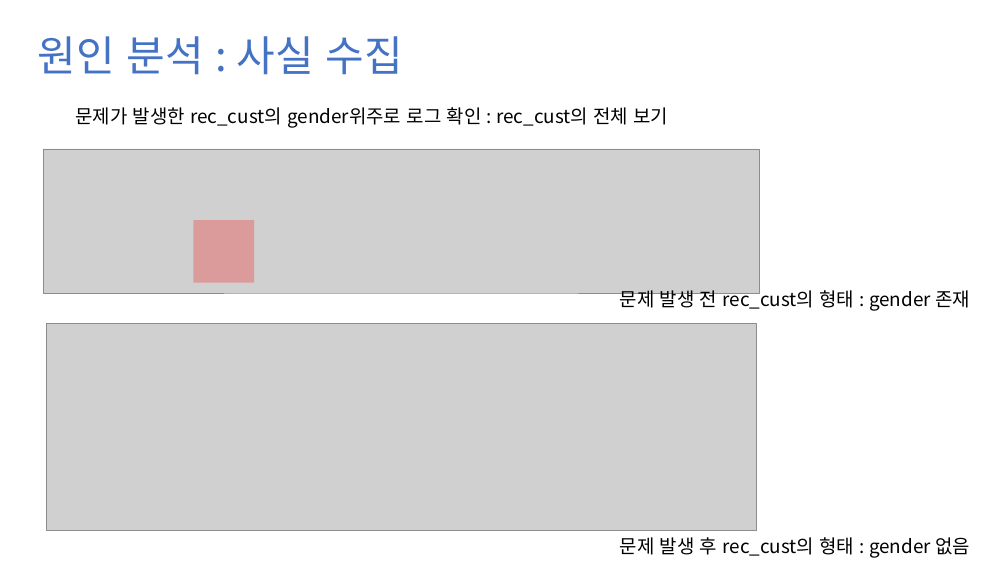
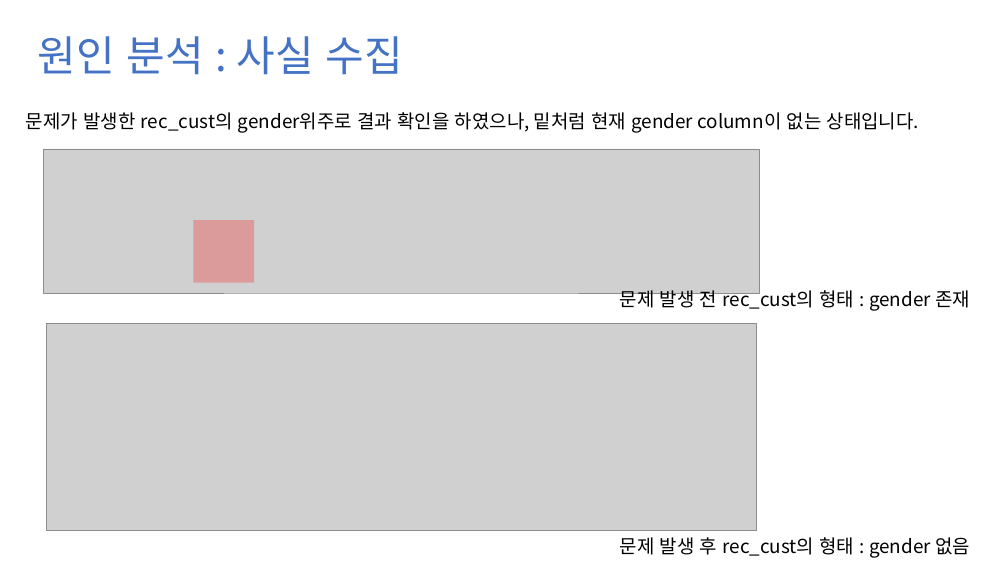
Before and after one commit to mong-head/commento_boot_camp_DBA, a slide deck: slide 4 of 과제4/과제 4.pptx (slide 3 before the commit). Drawn at 1008x567 pixels with LibreOffice and Linux fonts; fonts in the diff are those of the drawing; grey boxes stand for pictures. Boxes give left, top, right and bottom in pixels: in the first picture for what was removed or moved away, otherwise in the second. Text is boxed around its words. In the diff, an @@ line names an element or a change of style, - is before the commit and + after.

```diff
--- a/과제4/과제 4.pptx
+++ b/과제4/과제 4.pptx
@@ text at (26, 112, 919, 133): text changed @@
-문제가 발생한 rec_cust의 gender위주로 로그 확인 : rec_cust의 전체 보기
+문제가 발생한 rec_cust의 gender위주로 결과 확인을 하였으나, 밑처럼 현재 gender column이 없는 상태입니다.
```
Also in this commit, not shown: 3 other slides changed, 7 slides added, 1 slide removed.
